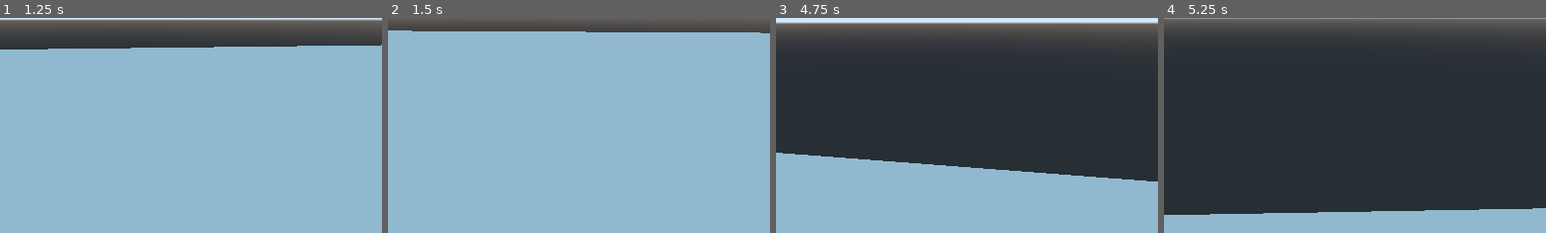
Above: before the commit, frames 1-4 (left to right).
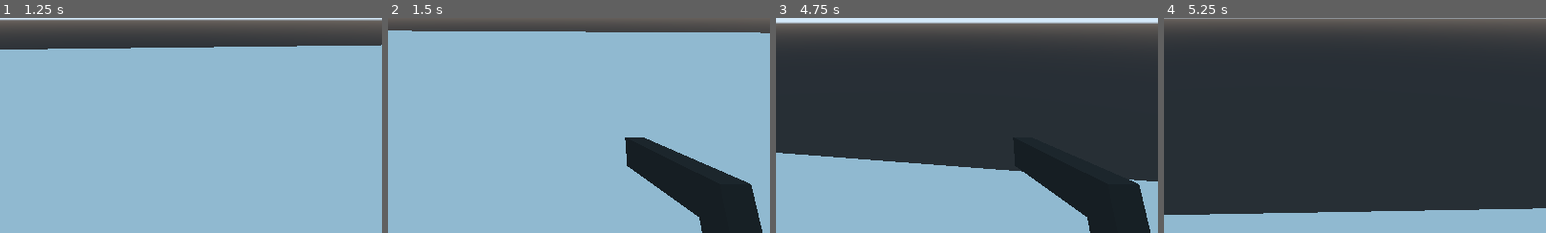
Above: after the commit, the same moments.

Repository: bravoeight98/FPSgodot
Game: Godot game, scene res://Scene/world.tscn
The game is run twice, just before and just after one commit, with the same random seed, the same clock (stepped at 60 frames per second) and the same inputs.
Inputs (mouse positions are % of the whole screen's width and height, from its top left):
- Up to frame 1 (1.25 s): tap Enter at 0.5 s; move the mouse to (55, 50) at 0.52 s; hold W (forward) from 0.53 s (still down); tap 1 (empty) at 0.6 s; tap Space (jump) at 0.77 s
- Up to frame 2 (1.5 s): keep holding W (forward); move the mouse to (45, 50) at 1.27 s; tap 2 (primary) at 1.35 s
- Up to frame 3 (4.75 s): keep holding W (forward); tap Space (jump) at 1.52, 2.75, 3.02, 3.77, 4.52 s; move the mouse to (52, 48) at 2.02 s; tap 3 (secondary) at 2.1 s; move the mouse to (49, 52) at 2.77 s; tap Shift (sprint) at 2.85 s; move the mouse to (57, 51) at 3.52 s; tap 1 (empty) at 3.6 s; move the mouse to (42, 49) at 4.27 s; tap 2 (primary) at 4.35 s
- Up to frame 4 (5.25 s): keep holding W (forward); move the mouse to (51, 50) at 5.02 s; tap 3 (secondary) at 5.1 s
The pictures show only the part of the screen within x 35-85%, y 50-100%; the shares and areas given below are measured in that part.

Frame 1 is identical in both runs. In frame 2, 8.1% of the frame differs, in the area x 62-98%, y 55-100%; in frame 3, 5.3%; in frame 4, nothing differs.

Commit message:
update animations

Diff:
--- a/FPSgodot/scene/weapons/pistol/pistol_a/pistol_a.tscn
+++ b/FPSgodot/scene/weapons/pistol/pistol_a/pistol_a.tscn
@@ -17,7 +17,7 @@
 tracks/0/imported = false
 tracks/0/enabled = true
 tracks/0/keys = {
-"times": PoolRealArray( 0, 0.2 ),
+"times": PoolRealArray( 0, 1 ),
 "transitions": PoolRealArray( 1, 1 ),
 "update": 0,
 "values": [ Vector3( 90, 0, 0 ), Vector3( 0, 0, 0 ) ]
@@ -61,10 +61,10 @@
 tracks/0/imported = false
 tracks/0/enabled = true
 tracks/0/keys = {
-"times": PoolRealArray( 0, 0.2, 0.201, 0.202 ),
-"transitions": PoolRealArray( 1, 1, 1, 1 ),
+"times": PoolRealArray( 0, 1 ),
+"transitions": PoolRealArray( 1, 1 ),
 "update": 0,
-"values": [ Vector3( 0, 0, 0 ), Vector3( -90, 0, 0 ), Vector3( 0, 0, 0 ), Vector3( 0, 0, 0 ) ]
+"values": [ Vector3( 0, 0, 0 ), Vector3( -90, 0, 0 ) ]
 }
 tracks/1/type = "method"
 tracks/1/path = NodePath(".")
@@ -73,7 +73,7 @@
 tracks/1/imported = false
 tracks/1/enabled = true
 tracks/1/keys = {
-"times": PoolRealArray( 0.2 ),
+"times": PoolRealArray( 1 ),
 "transitions": PoolRealArray( 1 ),
 "values": [ {
 "args": [  ],
--- a/FPSgodot/scene/weapons/rifle/rifle_a/rifle_a.tscn
+++ b/FPSgodot/scene/weapons/rifle/rifle_a/rifle_a.tscn
@@ -17,7 +17,7 @@
 tracks/0/imported = false
 tracks/0/enabled = true
 tracks/0/keys = {
-"times": PoolRealArray( 0, 0.2 ),
+"times": PoolRealArray( 0, 1 ),
 "transitions": PoolRealArray( 1, 1 ),
 "update": 0,
 "values": [ Vector3( 90, 0, 0 ), Vector3( 0, 0, 0 ) ]
@@ -29,7 +29,7 @@
 tracks/1/imported = false
 tracks/1/enabled = true
 tracks/1/keys = {
-"times": PoolRealArray( 0 ),
+"times": PoolRealArray( 1 ),
 "transitions": PoolRealArray( 1 ),
 "values": [ {
 "args": [  ],
@@ -61,7 +61,7 @@
 tracks/0/imported = false
 tracks/0/enabled = true
 tracks/0/keys = {
-"times": PoolRealArray( 0, 0.2 ),
+"times": PoolRealArray( 0, 1 ),
 "transitions": PoolRealArray( 1, 1 ),
 "update": 0,
 "values": [ Vector3( 0, 0, 0 ), Vector3( -90, 0, 0 ) ]
@@ -73,7 +73,7 @@
 tracks/1/imported = false
 tracks/1/enabled = true
 tracks/1/keys = {
-"times": PoolRealArray( 0.2 ),
+"times": PoolRealArray( 1 ),
 "transitions": PoolRealArray( 1 ),
 "values": [ {
 "args": [  ],
